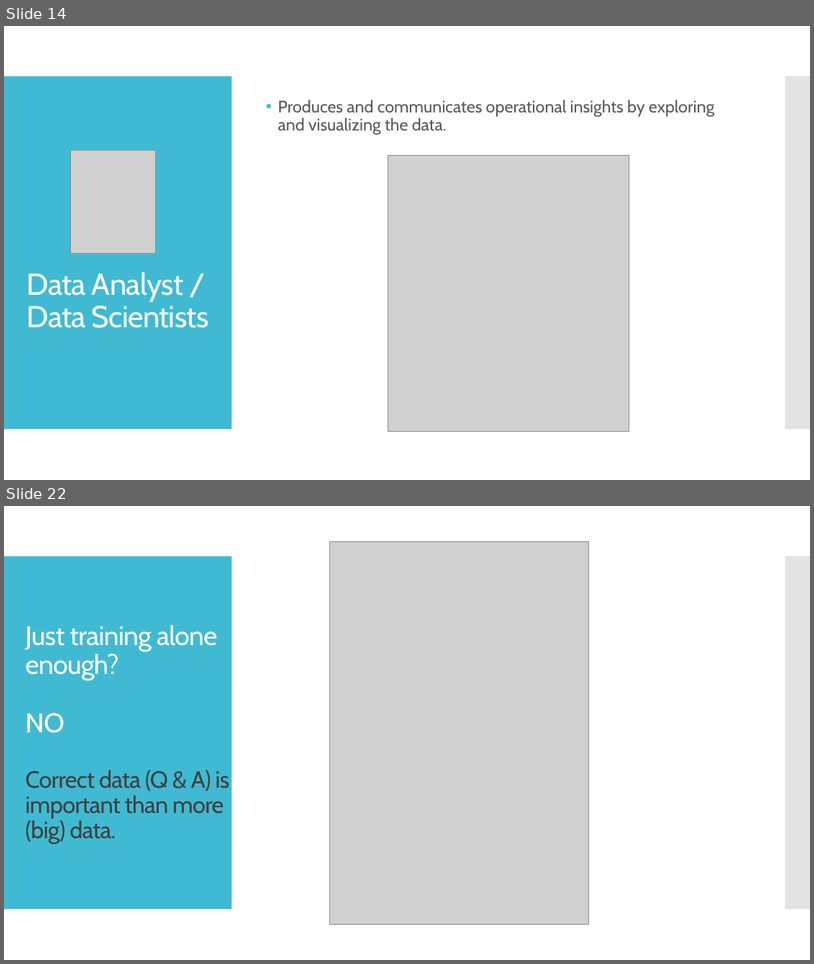
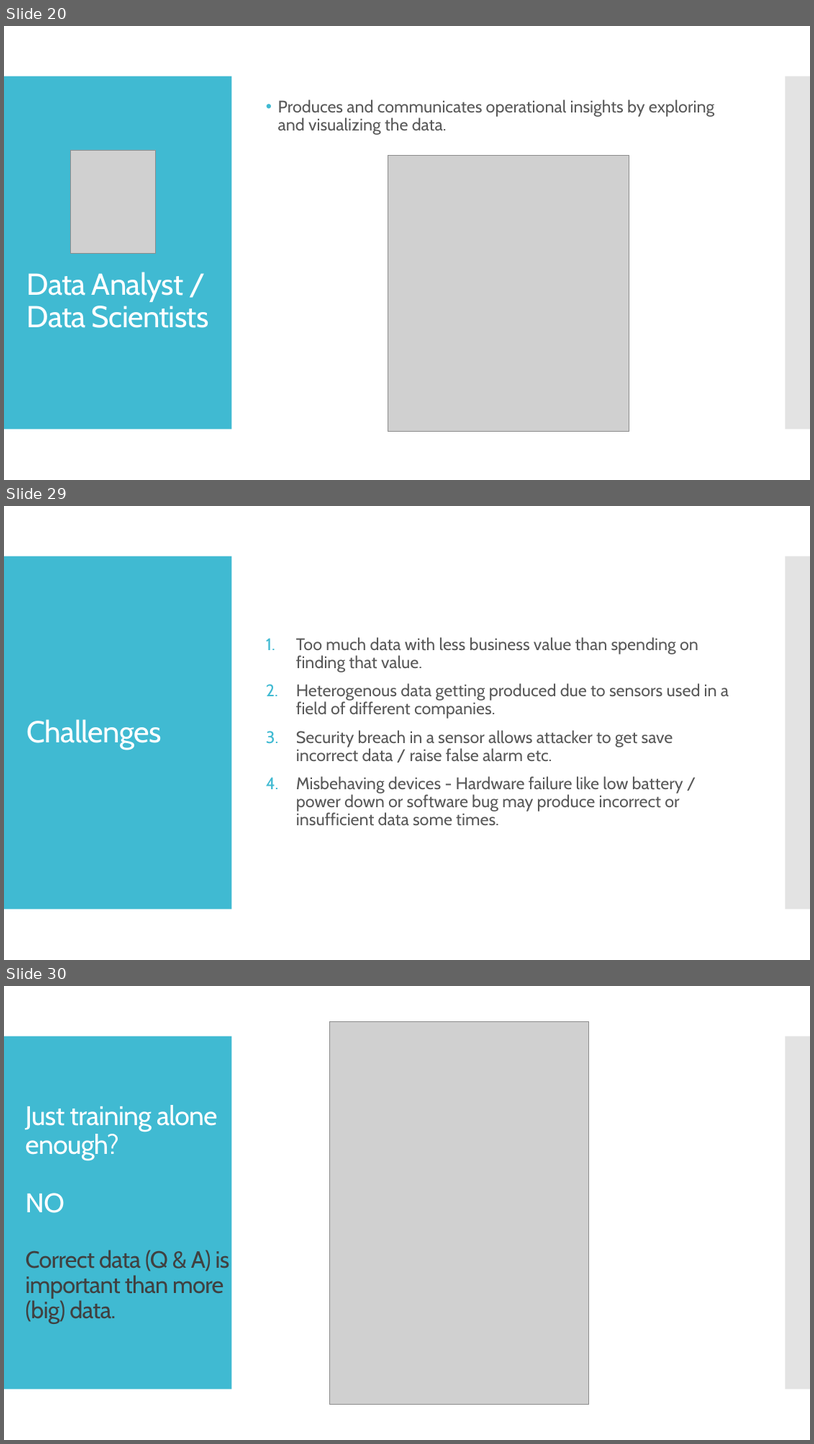
Before and after one commit to dinesarun/common, a slide deck: sessions/ChennaiAzureUserGroup/Databricks_IOT_Analytics/IOT-ML-Azure.pptx. Shown one above the other, each under a label of ours: slides 14 and 22 before the commit, slides 20, 29 and 30 after it; the slides between them are not shown. The pictures are 814x964 and 814x1444 pixels, drawn with LibreOffice and Linux fonts; fonts in the diff are those of the drawing; grey boxes stand for pictures. Boxes give left, top, right and bottom in pixels: in the first picture for what was removed or moved away, otherwise in the second. Text is boxed around its words. In the diff, an @@ line names an element or a change of style, - is before the commit and + after.

```diff
--- a/sessions/ChennaiAzureUserGroup/Databricks_IOT_Analytics/IOT-ML-Azure.pptx
+++ b/sessions/ChennaiAzureUserGroup/Databricks_IOT_Analytics/IOT-ML-Azure.pptx
@@ slide 29 added at (4,506,810,960), background #FFFFFF; not listed: 2 template elements that a slide beside it also shows @@
@@ text added at (296,637,729,825), 20 pt, text #595959 @@
+1. Too much data with less business value than spending on finding that value.
+2. Heterogenous data getting produced due to sensors used in a field of different companies.
+3. Security breach in a sensor allows attacker to get save incorrect data / raise false alarm etc.
+4. Misbehaving devices - Hardware failure like low battery / power down or software bug may produce incorrect or insufficient data some times.
@@ title added at (27,719,162,749), 36 pt, text #FFFFFF @@
+Challenges
@@ what was slide 14 is now slide 20 @@
@@ what was slide 22 is now slide 30 @@
```
Also in this commit, not shown: 11 slides changed, 9 other slides added, 2 slides removed.
